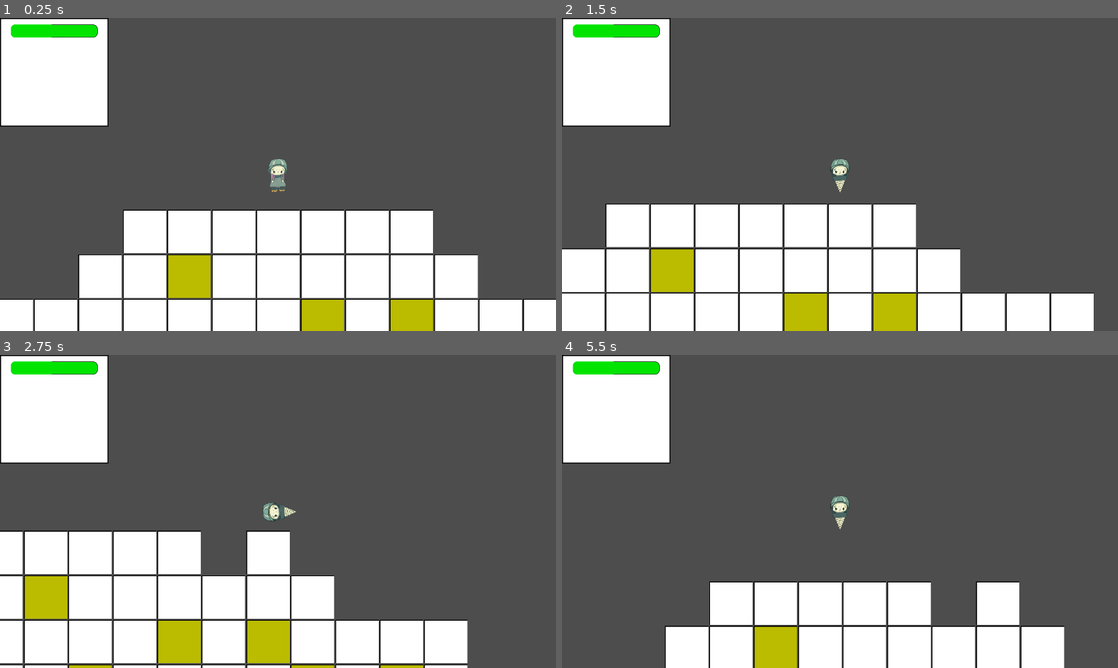
Above: before the commit, frames 1-4 (two rows, left to right).
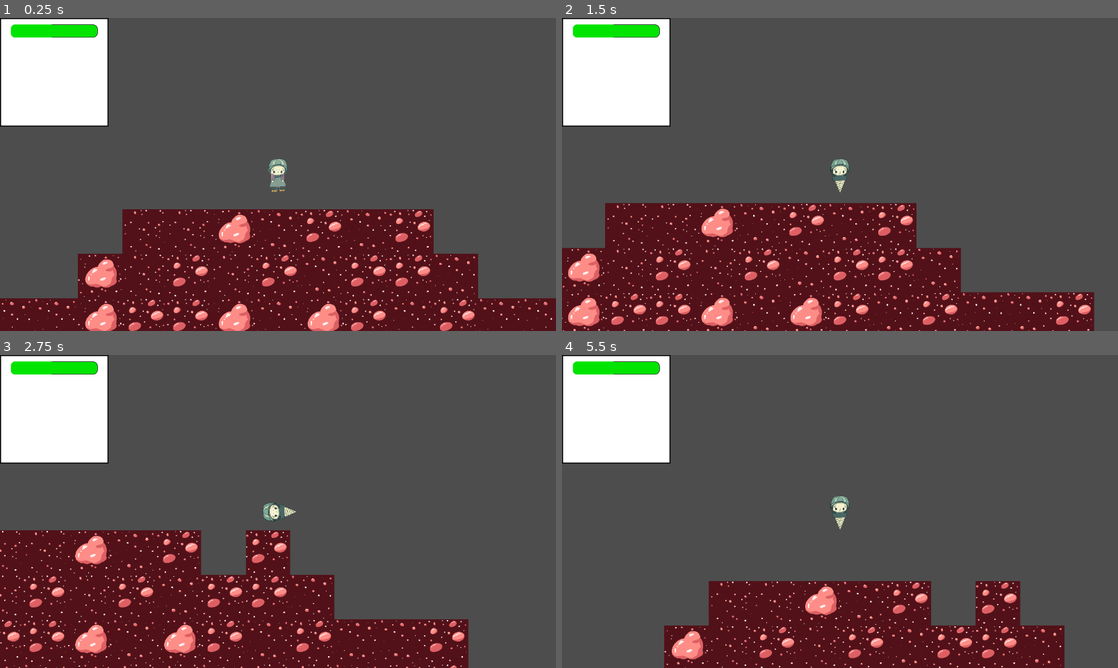
Above: after the commit, the same moments.

Repository: M1reyu/Ludum-Dare-57
Game: Godot game, scene res://TestScene.tscn
Same seed, same stepped clock (60 frames per second), same inputs: the game is played once before the commit and once after it. The project has no main scene, so this scene is started directly.
Inputs (mouse positions are in pixels of both pictures, inside the frame that each line leads up to):
- Up to frame 1 (0.25 s): no input
- Up to frame 2 (1.5 s): move the mouse to (962, 158) at 0.52 s; hold D (Right) 0.53-1.28 s; tap F (Use) at 0.6, 1.35 s; move the mouse to (728, 190) at 1.27 s; hold S (Down) from 1.28 s (still down)
- Up to frame 3 (2.75 s): move the mouse to (333, 442) at 2.02 s; release S (Down) at 2.03 s; hold D (Right) from 2.03 s (still down); tap F (Use) at 2.1 s
- Up to frame 4 (5.5 s): move the mouse to (812, 574) at 2.77 s; release D (Right) at 2.78 s; hold W (Up) 2.78-3.53 s; tap F (Use) every 0.75 s from 2.85 to 5.1 s; move the mouse to (1006, 558) at 3.52 s; hold A (Left) 3.53-5.03 s; move the mouse to (673, 464) at 4.27 s; move the mouse to (867, 511) at 5.02 s; hold S (Down) from 5.03 s (still down)

The runs differ from the first frame. In frame 1, 29% of the frame differs, in the area x 0-100%, y 61-100%; in frame 2, 30%, in the area x 0-96%, y 59-100%; in frame 3, 28%; in frame 4, 17%.

Commit message:
add cell textures on tiles with different damage variants

Diff:
--- a/Tilemaps/Ground.tscn
+++ b/Tilemaps/Ground.tscn
@@ -1,6 +1,43 @@
-[gd_scene load_steps=4 format=3 uid="uid://cihbs40px5k85"]
+[gd_scene load_steps=6 format=3 uid="uid://cihbs40px5k85"]
 
 [ext_resource type="Texture2D" uid="uid://dhtt666kpbd5m" path="res://Assets/Square.png" id="1_e2tqa"]
+[ext_resource type="Texture2D" uid="uid://tq6fpceuy7pj" path="res://Assets/Tiles/tiles4x4.png" id="1_t6ebd"]
+
+[sub_resource type="TileSetAtlasSource" id="TileSetAtlasSource_t61jw"]
+texture = ExtResource("1_t6ebd")
+texture_region_size = Vector2i(256, 256)
+0:0/0 = 0
+0:0/0/physics_layer_0/polygon_0/points = PackedVector2Array(-128, -128, 128, -128, 128, 128, -128, 128)
+0:1/0 = 0
+0:1/0/physics_layer_0/polygon_0/points = PackedVector2Array(-128, -128, 128, -128, 128, 128, -128, 128)
+0:2/0 = 0
+0:2/0/physics_layer_0/polygon_0/points = PackedVector2Array(-128, -128, 128, -128, 128, 128, -128, 128)
+0:3/0 = 0
+0:3/0/physics_layer_0/polygon_0/points = PackedVector2Array(-128, -128, 128, -128, 128, 128, -128, 128)
+1:0/0 = 0
+1:0/0/physics_layer_0/polygon_0/points = PackedVector2Array(-128, -128, 128, -128, 128, 128, -128, 128)
+1:1/0 = 0
+1:1/0/physics_layer_0/polygon_0/points = PackedVector2Array(-128, -128, 128, -128, 128, 128, -128, 128)
+1:2/0 = 0
+1:2/0/physics_layer_0/polygon_0/points = PackedVector2Array(-128, -128, 128, -128, 128, 128, -128, 128)
+1:3/0 = 0
+1:3/0/physics_layer_0/polygon_0/points = PackedVector2Array(-128, -128, 128, -128, 128, 128, -128, 128)
+2:0/0 = 0
+2:0/0/physics_layer_0/polygon_0/points = PackedVector2Array(-128, -128, 128, -128, 128, 128, -128, 128)
+2:1/0 = 0
+2:1/0/physics_layer_0/polygon_0/points = PackedVector2Array(-128, -128, 128, -128, 128, 128, -128, 128)
+2:2/0 = 0
+2:2/0/physics_layer_0/polygon_0/points = PackedVector2Array(-128, -128, 128, -128, 128, 128, -128, 128)
+2:3/0 = 0
+2:3/0/physics_layer_0/polygon_0/points = PackedVector2Array(-128, -128, 128, -128, 128, 128, -128, 128)
+3:0/0 = 0
+3:0/0/physics_layer_0/polygon_0/points = PackedVector2Array(-128, -128, 128, -128, 128, 128, -128, 128)
+3:1/0 = 0
+3:1/0/physics_layer_0/polygon_0/points = PackedVector2Array(-128, -128, 128, -128, 128, 128, -128, 128)
+3:2/0 = 0
+3:2/0/physics_layer_0/polygon_0/points = PackedVector2Array(-128, -128, 128, -128, 128, 128, -128, 128)
+3:3/0 = 0
+3:3/0/physics_layer_0/polygon_0/points = PackedVector2Array(-128, -128, 128, -128, 128, 128, -128, 128)
 
 [sub_resource type="TileSetAtlasSource" id="TileSetAtlasSource_e2tqa"]
 texture = ExtResource("1_e2tqa")
@@ -28,6 +65,7 @@
 tile_size = Vector2i(256, 256)
 physics_layer_0/collision_layer = 2
 sources/1 = SubResource("TileSetAtlasSource_e2tqa")
+sources/0 = SubResource("TileSetAtlasSource_t61jw")
 
 [node name="Ground" type="TileMapLayer"]
 tile_set = SubResource("TileSet_t61jw")
--- a/World/Cell.gd
+++ b/World/Cell.gd
@@ -6,6 +6,7 @@
 
 var healthPoints: int = 0
 var value: int = 0
+var tileVariant: int = 0
 
 func _init(section: int = 0) -> void:
     if section == 0:
@@ -16,6 +17,7 @@
         _baseHealth <<= section - 1
 
     healthPoints = _baseHealth
+    tileVariant = randi_range(0, 3)
 
 func isMined() -> bool:
     return healthPoints <= 0
@@ -27,3 +29,18 @@
     damage -= _resistance
     if damage > 0:
         healthPoints -= damage
+
+func getTileDamageOffset() -> int:
+    if not isDamaged() || isMined() || _baseHealth == 0:
+        return 0
+
+    var healthInPercent: float = float(healthPoints) / float(_baseHealth)
+    print(healthInPercent)
+
+    if healthInPercent > 0.67:
+        return 1
+
+    if healthInPercent > 0.34:
+        return 2
+
+    return 3
--- a/World/WorldFactory.gd
+++ b/World/WorldFactory.gd
@@ -205,6 +205,23 @@
     if cell == null:
         return
 
+    var tileOffset: int = 0
+    var atlasId: int = 0
+
+    if cell.isMined():
+        setCellNumberTile(position)
+        tileOffset = -1
+    elif cell.isDamaged():
+        tileOffset = cell.getTileDamageOffset()
+
+    ground.set_cell(position, atlasId, Vector2i(cell.tileVariant, tileOffset))
+
+func debugCellTiles(position: Vector2i) -> void:
+    var cell: Cell = worldState[position.y][position.x]
+
+    if cell == null:
+        return
+
     var tile: Vector2i = TILE_GROUND
     var alternative: int = 0
     var atlasId: int = 1
@@ -227,6 +244,7 @@
     # calc adjacent tiles for number
     var counts: Array = getAdjacentSweeperCellCount(position)
     var count: int = counts[0]
+
     if count > 0:
         tile = Vector2i(count - 1, 0)
         var countMines: int = counts[1]
@@ -236,11 +254,6 @@
             atlasId = ATLAS_ORE_ONLY
 
     numbers.set_cell(position, atlasId, tile)
-
-    #print("New color for cell (%d, %d) - Tile: (%d, %d)" % [position.x, position.y, tile.x, tile.y])
-    #var tileData: TileData = numbers.get_cell_tile_data(position)
-    #if tileData != null:
-    #    tileData.modulate = Color(randi_range(0,1),randi_range(0,1),randi_range(0,1),1)
 
 func getAdjacentSweeperCellCount(position: Vector2i) -> Array:
     var bounds: PositionBounds = PositionBounds.new(position, worldState)
